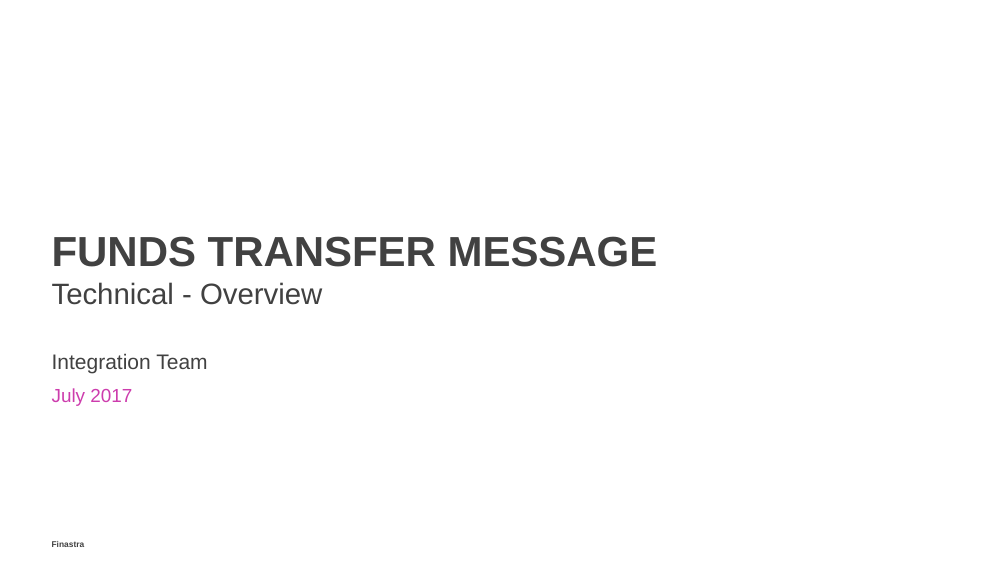
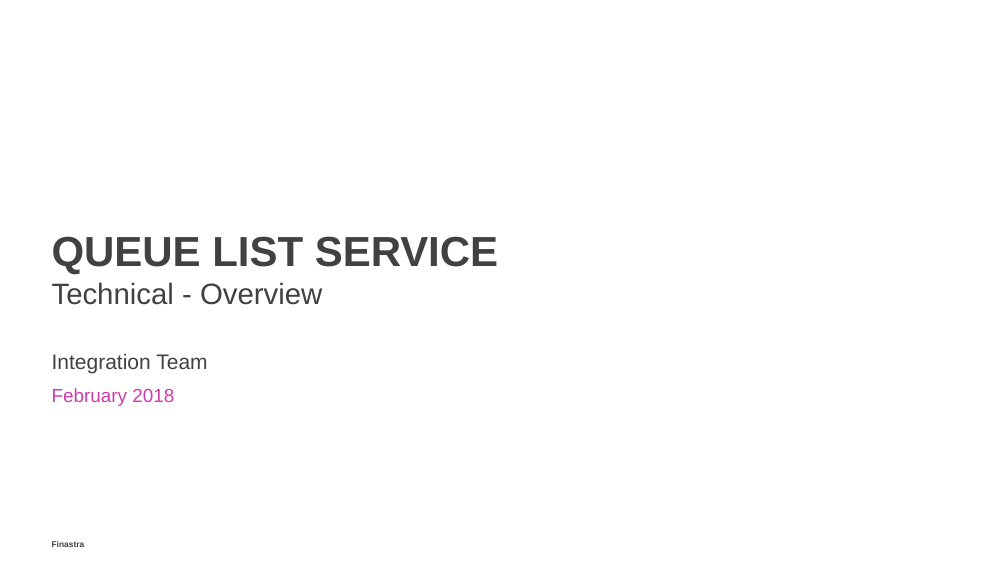
Before and after one commit to alexfinastra/IntegrationWorkshop, a slide deck: slide 1 of documentation/12 SOA Services - Queue List.pptx. Drawn at 1008x567 pixels with LibreOffice and Linux fonts; fonts in the diff are those of the drawing; background and template pictures are left out. Boxes give left, top, right and bottom in pixels: in the first picture for what was removed or moved away, otherwise in the second. Text is boxed around its words. In the diff, an @@ line names an element or a change of style, - is before the commit and + after.

```diff
--- a/documentation/12 SOA Services - Queue List.pptx
+++ b/documentation/12 SOA Services - Queue List.pptx
@@ title at [52, 236, 498, 274]: text changed @@
-FUNDS TRANSFER MESSAGE
+QUEUE LIST SERVICE
@@ text at [52, 388, 174, 406]: text changed @@
-  July 2017
+  February 2018
```
Also in this commit, not shown: 1 other slide changed, 6 slides added, 24 slides removed, 6 other files.
